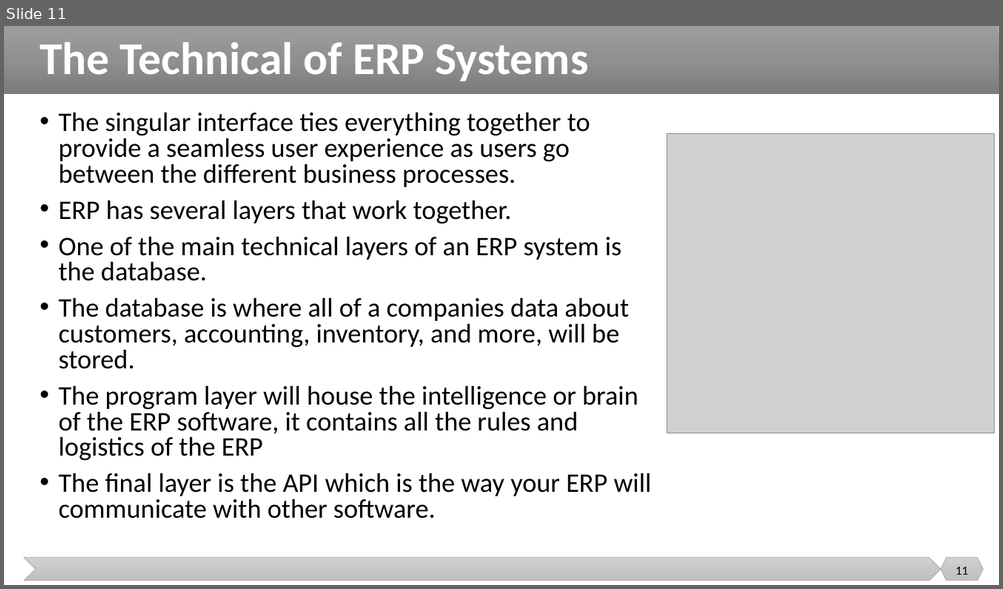
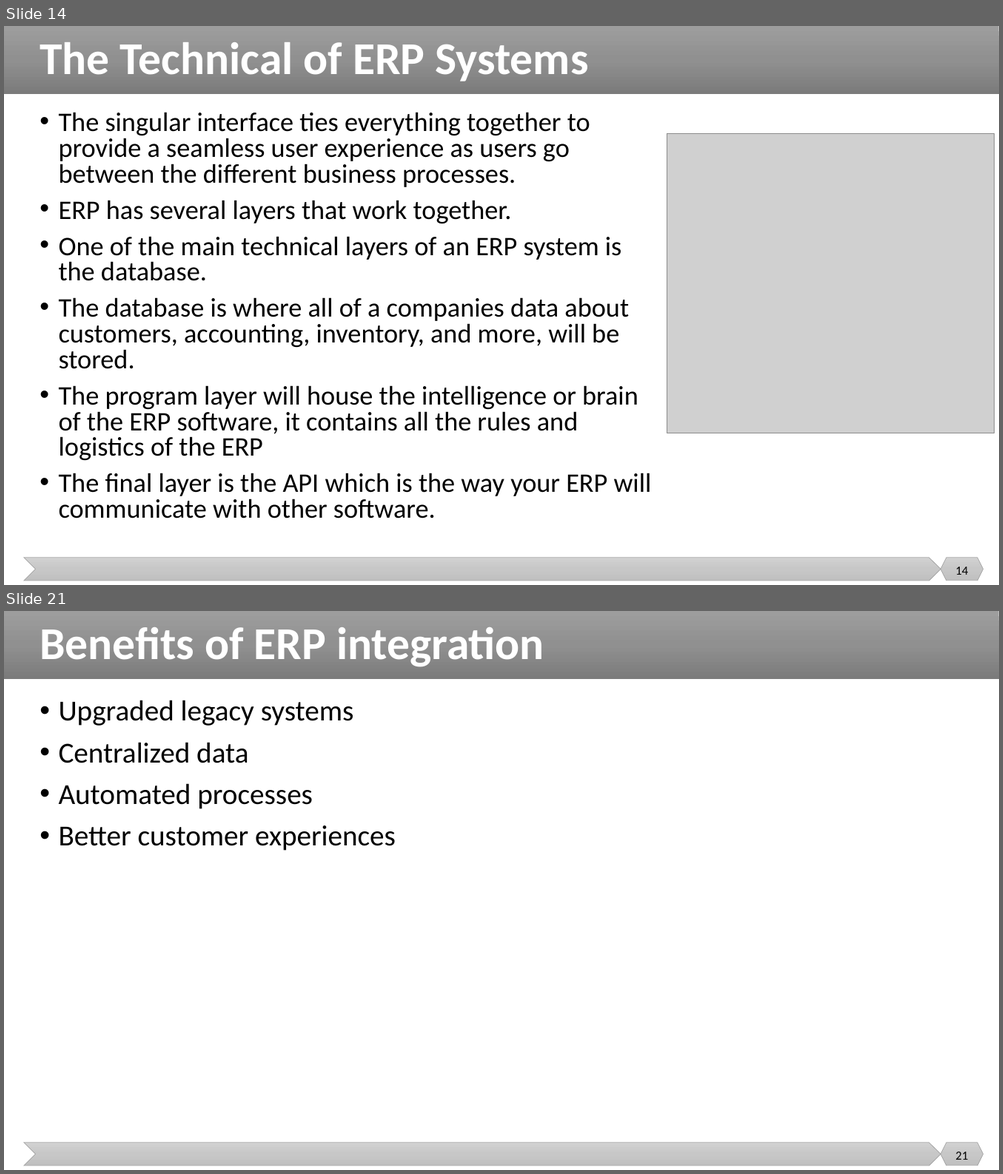
Before and after one commit to malenezi/malenezi, a slide deck: SE495/Lectures/3-ERP/ERP.pptx. Shown one above the other, each under a label of ours: slide 11 before the commit, slides 14 and 21 after it; the slides between them are not shown. The pictures are 1003x589 and 1003x1174 pixels, drawn with LibreOffice and Linux fonts; fonts in the diff are those of the drawing; grey boxes stand for pictures. Boxes give left, top, right and bottom in pixels: in the first picture for what was removed or moved away, otherwise in the second. Text is boxed around its words. In the diff, an @@ line names an element or a change of style, - is before the commit and + after.

```diff
--- a/SE495/Lectures/3-ERP/ERP.pptx
+++ b/SE495/Lectures/3-ERP/ERP.pptx
@@ slide 21 added at bbox=[4, 611, 999, 1170], background #FFFFFF; not listed: 3 template elements that a slide beside it also shows @@
@@ title added at bbox=[40, 627, 544, 667], 44 pt, text #FFFFFF, bold @@
+Benefits of ERP integration
@@ text added at bbox=[59, 700, 395, 851], 28 pt, text #000000 @@
+• Upgraded legacy systems
+• Centralized data
+• Automated processes
+• Better customer experiences
@@ page number added at bbox=[955, 1152, 967, 1160], 12 pt, text #000000 @@
+21
@@ what was slide 11 is now slide 14 @@
@@ page number at bbox=[955, 567, 967, 575]: text changed @@
-11
+14
```
Also in this commit, not shown: 2 slides changed, 10 other slides added, 6 other files.
